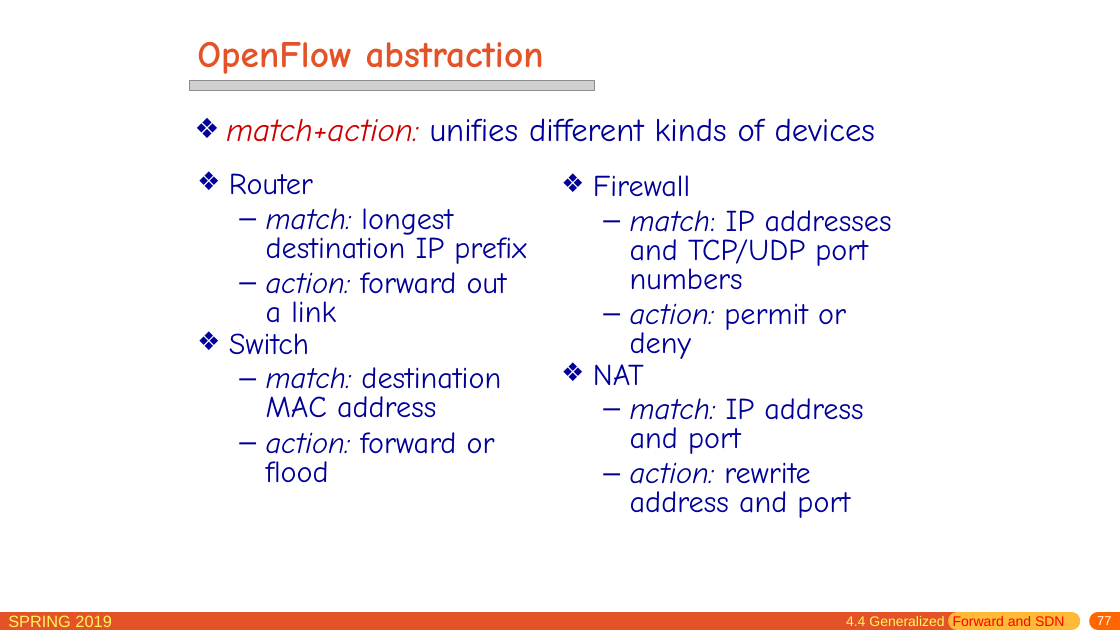
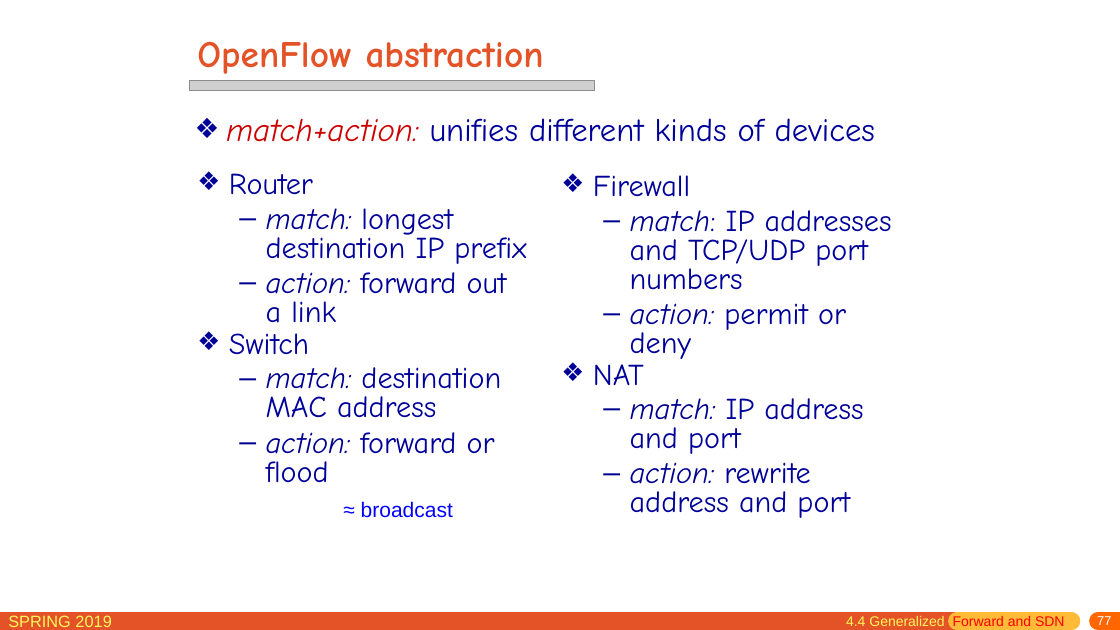
Before and after one commit to jichenghu/PPT_networkDistributed, a slide deck: slide 77 of chapter4.pptx. Drawn at 1120x630 pixels with LibreOffice and Linux fonts; fonts in the diff are those of the drawing; grey boxes stand for pictures. Boxes give left, top, right and bottom in pixels: in the first picture for what was removed or moved away, otherwise in the second. Text is boxed around its words. In the diff, an @@ line names an element or a change of style, - is before the commit and + after.

```diff
--- a/chapter4.pptx
+++ b/chapter4.pptx
@@ text added at bbox=[361, 501, 453, 518], 18 pt, text #0000FF @@
+≈ broadcast
```
Also in this commit, not shown: 5 other slides changed.
